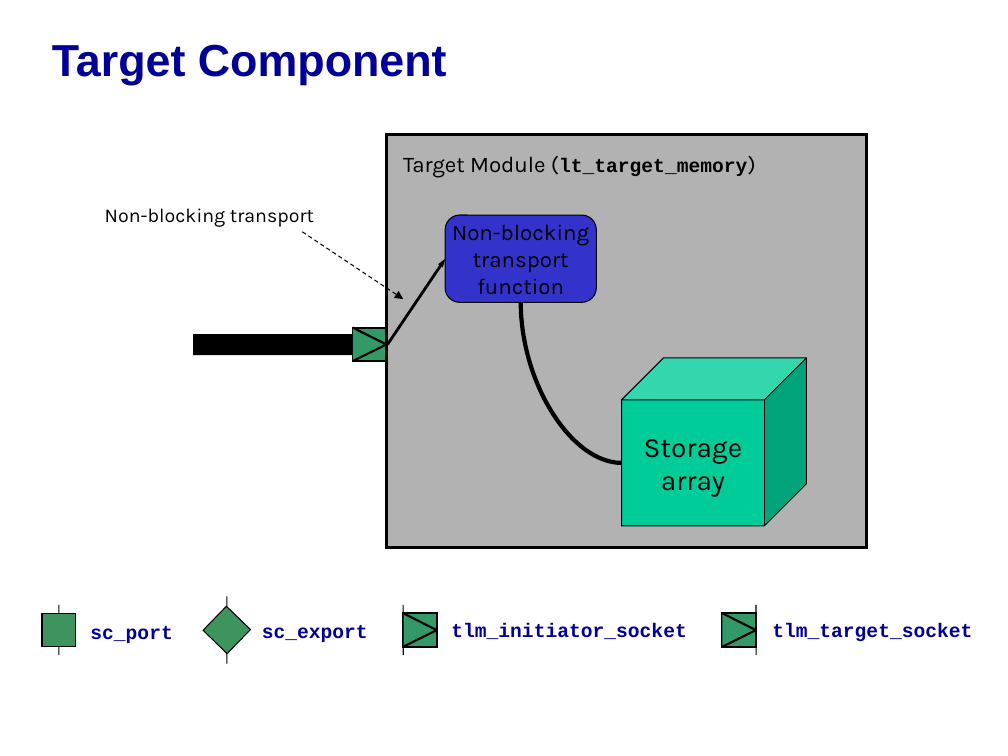
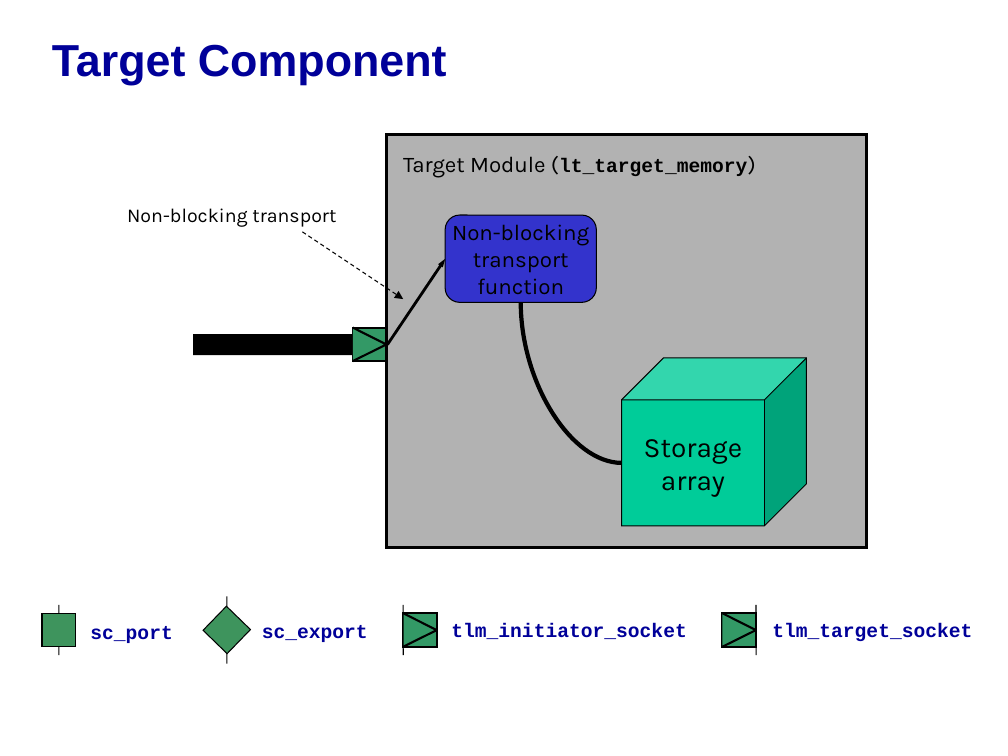
Before and after one commit to accellera-official/systemc, a slide deck: slide 12 of examples/tlm/lt_min_system/docs/lt_min_system_example.ppt. Drawn at 1008x756 pixels with LibreOffice and Linux fonts; fonts in the diff are those of the drawing; background and template pictures are left out. Boxes give left, top, right and bottom in pixels: in the first picture for what was removed or moved away, otherwise in the second. Text is boxed around its words. In the diff, an @@ line names an element or a change of style, - is before the commit and + after.

```diff
--- a/examples/tlm/lt_min_system/docs/lt_min_system_example.ppt
+++ b/examples/tlm/lt_min_system/docs/lt_min_system_example.ppt
@@ text "Non-blocking transport": place and size @@
-text "Non-blocking transport" at (105, 208, 314, 227)
+text "Non-blocking transport" at (127, 208, 336, 227)
```
Also in this commit, not shown: 2 other slides changed.
